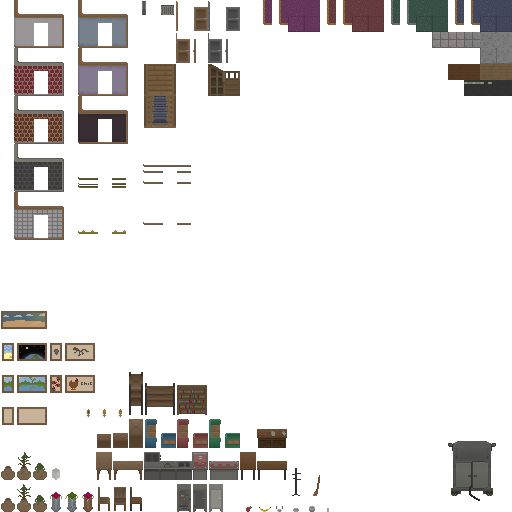
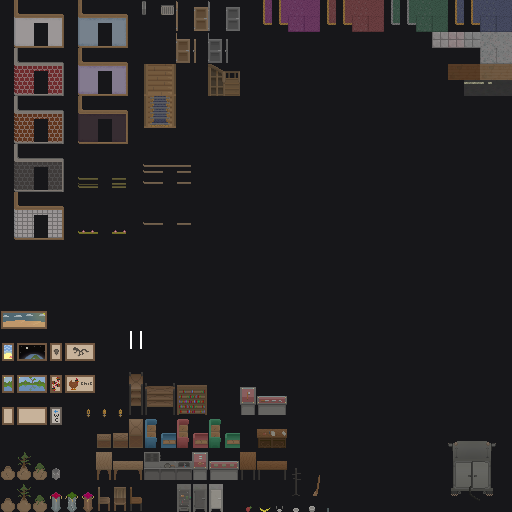
Revision of a layered (512, 512) image; what changed, layer by layer:
removed layer "Layer 29" over [1, 0, 512, 512]
added layer "Layer 35" above "Layer 34" over [54, 410, 59, 422]
added layer "Layer 34" (saturation, 75%) above "Layer 33" over [50, 407, 62, 425]
added layer "Layer 33" above "Layer 32" over [50, 407, 62, 425]
added layer "Layer 32" above "Layer 0" over [1, 0, 512, 512]
showed "Layer 0" over [0, 0, 512, 512]
